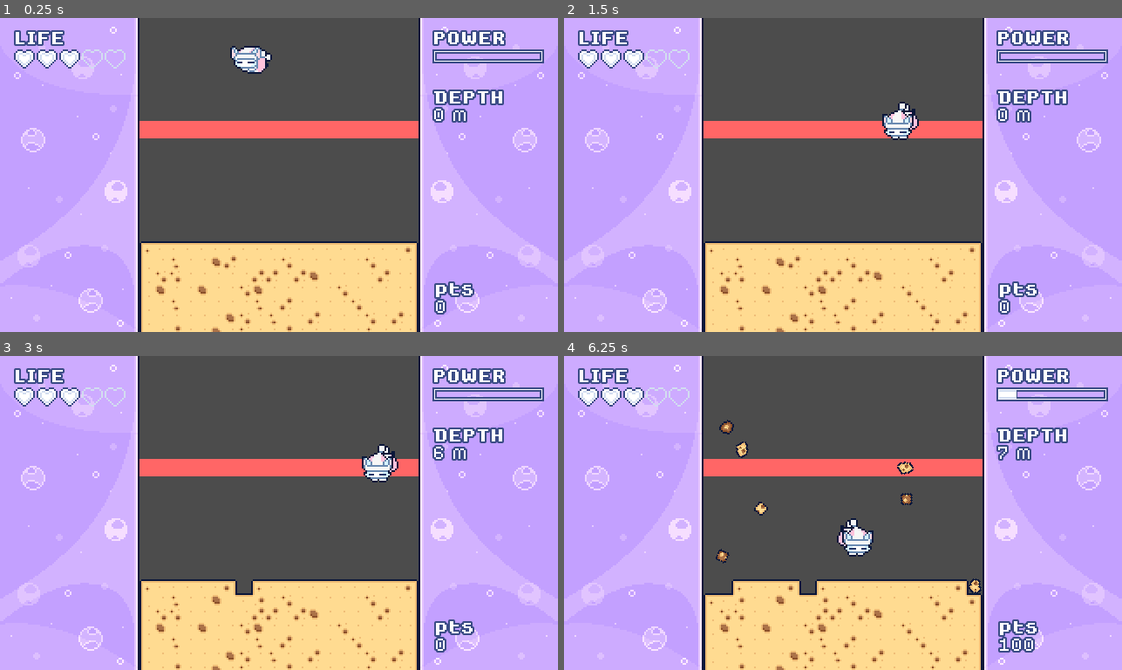
Above: before the commit, frames 1-4 (two rows, left to right).
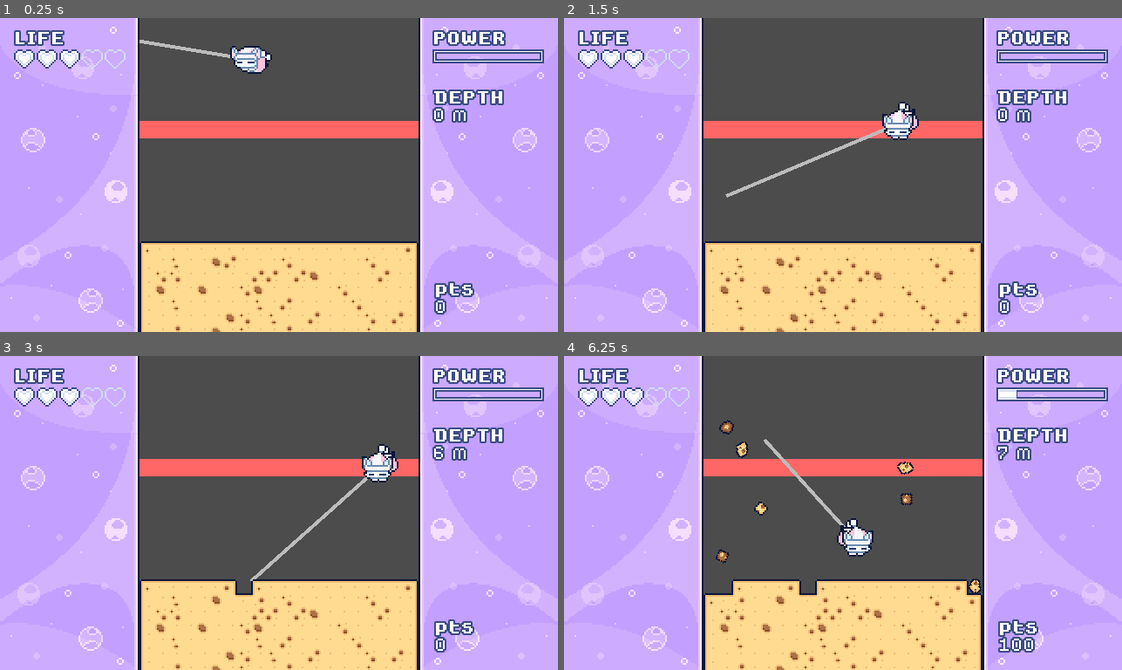
Above: after the commit, the same moments.

Repository: MNchino/ld2021
Game: Godot game, scene res://Maps/Playspace.tscn
The game is run twice, just before and just after one commit, with the same random seed, the same clock (stepped at 60 frames per second) and the same inputs.
Inputs (mouse positions are in pixels of both pictures, inside the frame that each line leads up to):
- Up to frame 1 (0.25 s): no input
- Up to frame 2 (1.5 s): tap Enter at 0.5 s; move the mouse to (965, 159) at 0.52 s; press the mouse at (965, 159) at 0.53 s; hold Right (ui_right) 0.53-1.28 s; move the mouse to (731, 190) at 1.27 s; release the mouse at (731, 190) at 1.28 s; hold Left (ui_left) from 1.28 s (still down); click (731, 190) at 1.35 s
- Up to frame 3 (3 s): move the mouse to (334, 443) at 2.02 s; release Left (ui_left) at 2.03 s; press the mouse at (334, 443) at 2.03 s; hold Right (ui_right) from 2.03 s (still down); move the mouse to (251, 575) at 2.77 s; release the mouse at (251, 575) at 2.78 s; click (251, 575) at 2.85 s
- Up to frame 4 (6.25 s): move the mouse to (1010, 560) at 3.52 s; release Right (ui_right) at 3.53 s; press the mouse at (1010, 560) at 3.53 s; hold Left (ui_left) 3.53-5.78 s; move the mouse to (675, 465) at 4.27 s; release the mouse at (675, 465) at 4.28 s; click (675, 465) at 4.35 s; move the mouse to (870, 513) at 5.02 s; press the mouse at (870, 513) at 5.03 s; move the mouse to (759, 434) at 5.77 s; release the mouse at (759, 434) at 5.78 s; hold Right (ui_right) from 5.78 s (still down); click (759, 434) at 5.85 s

The runs differ from the first frame. In frame 1, 0.2% of the frame differs, in the area x 25-42%, y 6-13%; in frame 2, 0.3%, in the area x 28-58%, y 35-58%; in frame 3, 0.3%; in frame 4, 0.2%.

Commit message:
is this a commit i think i did here this might help with the grappple

Diff:
--- a/Components/Player/Player.gd
+++ b/Components/Player/Player.gd
@@ -18,6 +18,7 @@
 var player_has_initial_touch = false
 var can_grapple = false
 var grapple_started = false
+var grapple_target_pos : Vector2
 var is_diving = false
 
 func _process(delta):
@@ -49,6 +50,7 @@
 
 	# Show Aiming line while launching downwards
 	if Input.is_action_pressed("ui_click"):
+		$GrappleLine.points[1] = $GrappleLine.points[0]
 		if can_grapple && Input.is_action_just_pressed("ui_click"):
 			grapple_started = true
 			velocity = velocity*velocity_grappling_mult
@@ -61,11 +63,14 @@
 				player_has_initial_touch = true
 				is_diving = true
 				var line = get_local_mouse_position()
+				grapple_target_pos = get_global_mouse_position()
+				$GrappleLine.visible = true
 				print("mouse", get_local_mouse_position(), position, line)
 				var line_dir = line.normalized()
 				var line_length = line.length()
 				velocity += LAUNCH_SPEED*delta_move*(line_dir)
 			grapple_started = false
+		$GrappleLine.points[1] = to_local(grapple_target_pos)
 
 	#Moving left/right
 	if Input.is_action_pressed("ui_left"):
@@ -98,6 +103,11 @@
 			#Explosition should propulse char in opposite direction
 			#velocity = 2*velocity
 
+			#Erase Grapple target pos
+			$GrappleLine.visible = false
+			grapple_target_pos = $GrappleLine.points[0]
+			$GrappleLine.points[1] = $GrappleLine.points[0]
+
 
 	#Clamp velocity
 	velocity = Vector2(clamp(velocity.x, -delta_move_speed, delta_move_speed),
--- a/Components/Player/Player.tscn
+++ b/Components/Player/Player.tscn
@@ -17,6 +17,11 @@
 
 [node name="CollisionShape2D" type="CollisionShape2D" parent="."]
 shape = SubResource( 1 )
+
+[node name="GrappleLine" type="Line2D" parent="."]
+points = PoolVector2Array( 0, 0, 48, -24 )
+width = 2.0
+default_color = Color( 0.737255, 0.737255, 0.737255, 1 )
 
 [node name="AnimatedSprite" type="AnimatedSprite" parent="."]
 frames = ExtResource( 1 )
